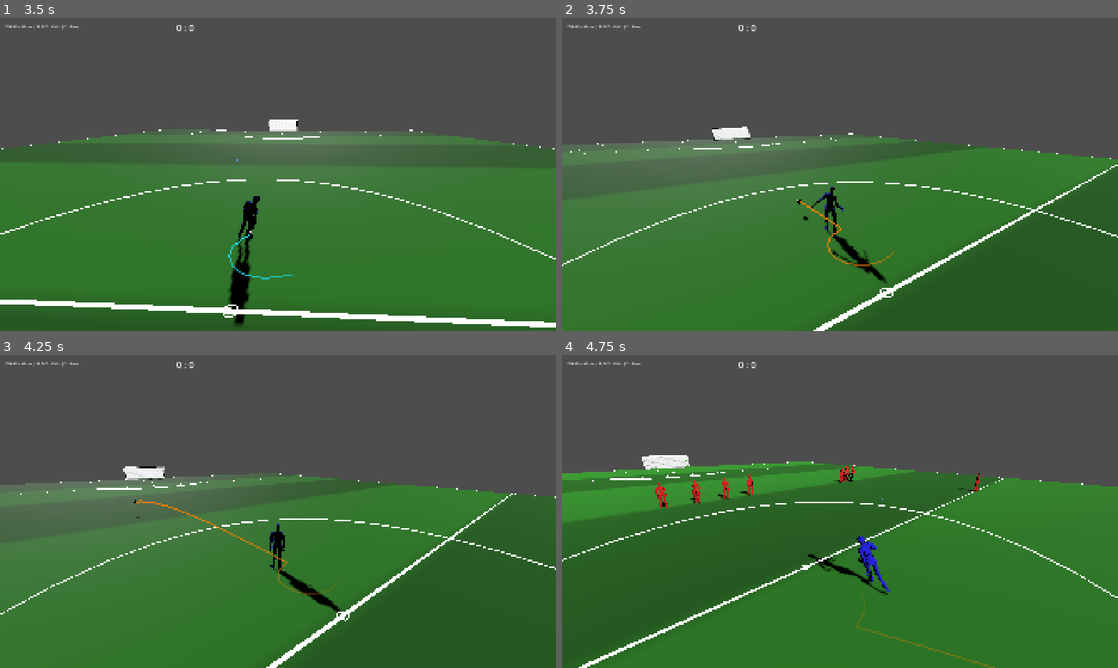
Above: before the commit, frames 1-4 (two rows, left to right).
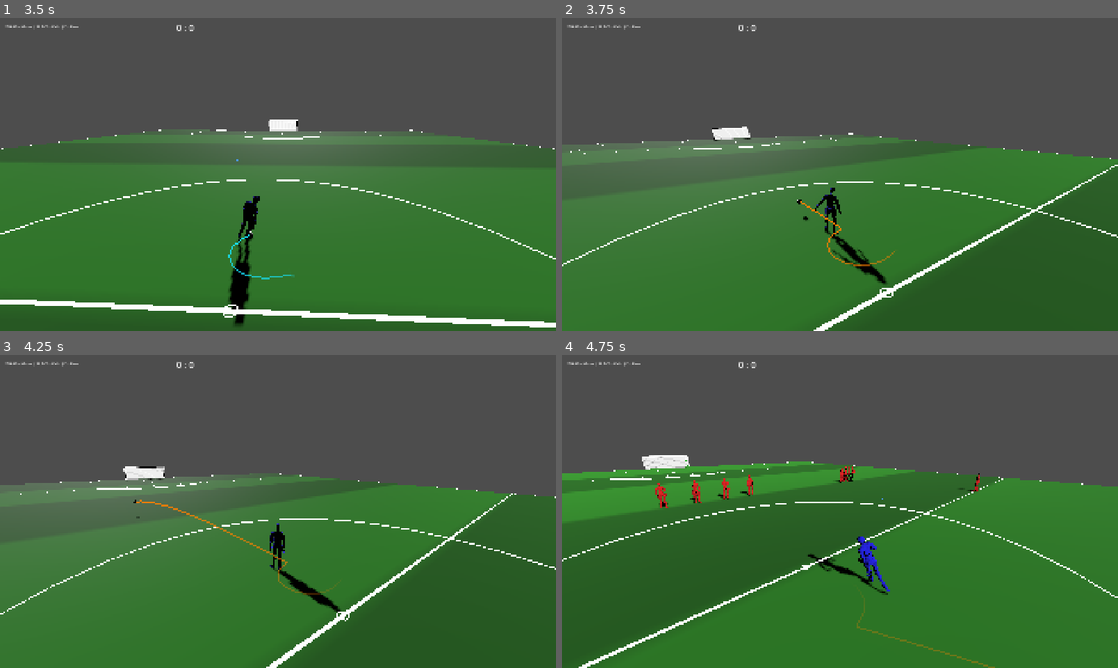
Above: after the commit, the same moments.

Repository: Churikov0112/open_football
Game: Godot game, scene res://scenes/main_menu.tscn
The game is run twice, just before and just after one commit, with the same random seed, the same clock (stepped at 60 frames per second) and the same inputs.
Inputs (mouse positions are in pixels of both pictures, inside the frame that each line leads up to):
- Up to frame 1 (3.5 s): click "Start Match" at 0.5 s; move the mouse to (400, 158) at 1.27 s; hold Right (move_right) 1.28-2 s; hold E (combo_curl) 1.28-2 s; click (400, 158) at 1.42 s; drag from (166, 190) to (250, 237) at 2.02 s; move the mouse to (333, 105) at 2.77 s; hold Right (move_right) from 2.78 s (still down); hold D (kick) from 2.78 s (still down)
- Up to frame 2 (3.75 s): release Right (move_right) at 3.5 s; release D (kick) at 3.5 s; drag from (812, 237) to (673, 127) at 3.52 s
- Up to frame 3 (4.25 s): no input
- Up to frame 4 (4.75 s): move the mouse to (1006, 558) at 4.27 s; hold Left (move_left) from 4.28 s (still down); tap X (pass_short) at 4.35 s

Frame 1 is identical in both runs. In frame 2, 0.3% of the frame differs, in the area x 44-59%, y 53-86%; in frame 3, less than 0.1%; in frame 4, nothing differs.

Commit message:
fix(penalty): crossfade the kick-clip auto-return to idle (was an abrupt snap)

Diff:
--- a/scripts/player/player_visual.gd
+++ b/scripts/player/player_visual.gd
@@ -259,13 +259,14 @@
 	bt.connect_node(&"output", 0, &"speed")
 	return bt
 
-## Переход StateMachine. auto_return=true → авто-возврат в конце клипа (AT_END/AUTO);
-## иначе — переход только по travel() (ENABLED, без авто-срабатывания), с кроссфейдом.
+## Переход StateMachine. auto_return=true → авто-возврат в конце клипа (AT_END/AUTO) с кроссфейдом
+## (иначе поза удара щёлкает в idle резко); иначе — переход только по travel() (ENABLED), с кроссфейдом.
 func _make_transition(auto_return: bool) -> AnimationNodeStateMachineTransition:
 	var t := AnimationNodeStateMachineTransition.new()
 	if auto_return:
 		t.switch_mode = AnimationNodeStateMachineTransition.SWITCH_MODE_AT_END
 		t.advance_mode = AnimationNodeStateMachineTransition.ADVANCE_MODE_AUTO
+		t.xfade_time = 0.25   # плавный сход клипа удара в локомоцию (без этого — резкий щелчок)
 	else:
 		t.switch_mode = AnimationNodeStateMachineTransition.SWITCH_MODE_IMMEDIATE
 		t.advance_mode = AnimationNodeStateMachineTransition.ADVANCE_MODE_ENABLED
